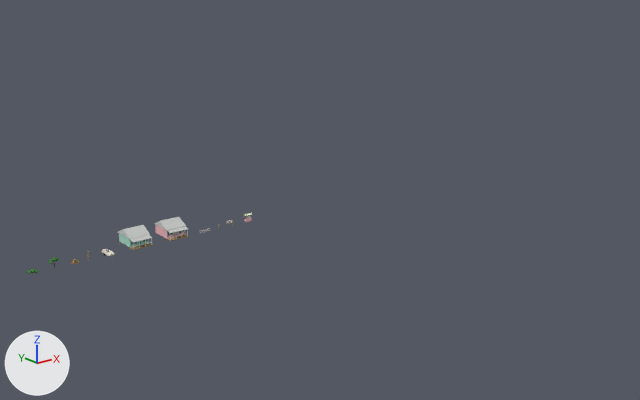
Before and after pictures for a commit that changed the glTF model packs/base/assets/models/scenery/keys-roadside.glb.
Rendered twice from a camera (50 mm lens) standing at (-119.0, -222.0, 90.0) and looking at (71.0, 15.0, -4.0). The axes (+X, +Y, +Z) are drawn at lower left. The lights are the same throughout. The first picture is the older version. Where no turn or scale is listed for an object, it has been applied to the vertices.

The first picture shows 'keys_cottage_a_body', 'keys_cottage_b_body' and 4 more.
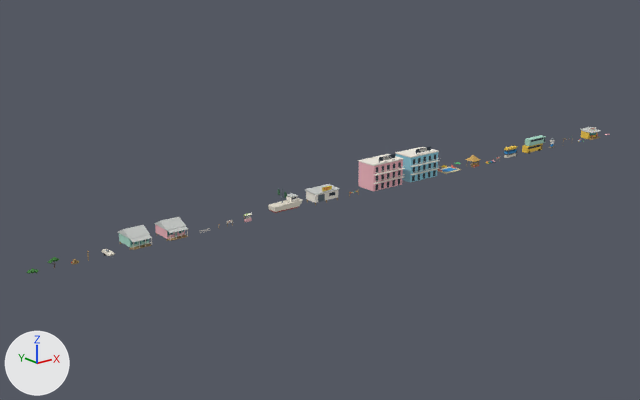
Diff of the bpy script that builds the scene:
```diff
--- a/packs/base/assets/models/scenery/keys-roadside.glb.py
+++ b/packs/base/assets/models/scenery/keys-roadside.glb.py
@@ ob_keys_tiki_body @@
+ob_keys_tiki_body = bpy.data.objects.new('keys_tiki_body', me_keys_tiki_body)  # 159 vertices, 186 faces; spans x -2.12..2.12, y -0.77..3.47, z 0.0..4.4; in mat_wood (brown #a68a5d), mat_sign_board (dark blue #2c3a46), mat_car_yellow (yellow #f5c518), mat_coconut (orange #c9a25a), mat_seat (red #e36f5a)
+ob_keys_tiki_body.location = (136.0, 0.0, 0.0)
@@ ob_keys_shrimp_boat_body @@
+ob_keys_shrimp_boat_body = bpy.data.objects.new('keys_shrimp_boat_body', me_keys_shrimp_boat_body)  # 104 vertices, 154 faces; spans x -5.6..5.9, y -0.13..4.13, z 0.0..8.0; in mat_wood (brown #a68a5d), mat_trim (white #f4efe4), mat_hull (pale yellow #e8e2d2), mat_roof (light grey #c9ccc9), mat_glass (dark blue #2e3a44), mat_hull_bottom (red #b5443a), mat_frame (greyish blue #5d6a73), mat_canvas (dark green #3f6b4f)
+ob_keys_shrimp_boat_body.location = (46.0, 0.0, 0.0)
@@ ob_keys_pool_body @@
+ob_keys_pool_body = bpy.data.objects.new('keys_pool_body', me_keys_pool_body)  # 66 vertices, 100 faces; spans x -5.0..5.0, y 0.0..5.6, z 0.0..2.9; in mat_frame (greyish blue #5d6a73), mat_deck (beige #d9c9a3), mat_car_blue (blue #2f8fd0), mat_car_yellow (yellow #f5c518), mat_car_green (green #4fb06d), mat_seat (red #e36f5a)
+ob_keys_pool_body.location = (124.0, 0.0, 0.0)
@@ ob_keys_hotel_b_body @@
+ob_keys_hotel_b_body = bpy.data.objects.new('keys_hotel_b_body', me_keys_hotel_b_body)  # 219 vertices, 202 faces; spans x -7.2..7.2, y -1.2..8.2, z 0.0..11.65; in mat_trim (white #f4efe4), mat_glass (dark blue #2e3a44), mat_sign_board (dark blue #2c3a46), mat_frame (greyish blue #5d6a73), mat_paint_blue (cyan #8fcfe0)
+ob_keys_hotel_b_body.location = (108.0, 0.0, 0.0)
@@ ob_keys_hotel_a_body @@
+ob_keys_hotel_a_body = bpy.data.objects.new('keys_hotel_a_body', me_keys_hotel_a_body)  # 219 vertices, 202 faces; spans x -7.2..7.2, y -1.2..8.2, z 0.0..11.65; in mat_trim (white #f4efe4), mat_paint_pink (pink #f2b7c0), mat_glass (dark blue #2e3a44), mat_sign_board (dark blue #2c3a46), mat_frame (greyish blue #5d6a73)
+ob_keys_hotel_a_body.location = (90.0, 0.0, 0.0)
@@ ob_keys_fish_house_body @@
+ob_keys_fish_house_body = bpy.data.objects.new('keys_fish_house_body', me_keys_fish_house_body)  # 151 vertices, 160 faces; spans x -5.2..5.2, y -0.6..5.3, z 0.0..5.6; in mat_wood (brown #a68a5d), mat_car_red (red #d9483b), mat_sign_face (yellow #f2d14b), mat_trim (white #f4efe4), mat_roof (light grey #c9ccc9), mat_glass (dark blue #2e3a44), mat_frame (greyish blue #5d6a73)
+ob_keys_fish_house_body.location = (62.0, 0.0, 0.0)
@@ ob_keys_closed_bar_body @@
+ob_keys_closed_bar_body = bpy.data.objects.new('keys_closed_bar_body', me_keys_closed_bar_body)  # 157 vertices, 170 faces; spans x -3.4..3.4, y -1.6..4.3, z 0.0..4.6; in mat_wood (brown #a68a5d), mat_car_red (red #d9483b), mat_trim (white #f4efe4), mat_roof (light grey #c9ccc9), mat_body_alt (cyan #3f8f8a), mat_paint_yellow (yellow #f2c94c), mat_seat (red #e36f5a)
+ob_keys_closed_bar_body.location = (212.0, 0.0, 0.0)
@@ ob_keys_bus_stack_body @@
+ob_keys_bus_stack_body = bpy.data.objects.new('keys_bus_stack_body', me_keys_bus_stack_body)  # 48 vertices, 56 faces; spans x -5.0..6.4, y -0.05..2.5, z 0.0..5.8; in mat_tyre (black #202224), mat_paint_mint (green #a7d8c6), mat_glass (dark blue #2e3a44), mat_paint_yellow (yellow #f2c94c)
+ob_keys_bus_stack_body.location = (172.0, 0.0, 0.0)
@@ ob_keys_boat_stack_body @@
+ob_keys_boat_stack_body = bpy.data.objects.new('keys_boat_stack_body', me_keys_boat_stack_body)  # 80 vertices, 120 faces; spans x -3.0..3.2, y 0.0..2.0, z 0.0..4.6; in mat_hull (pale yellow #e8e2d2), mat_frame (greyish blue #5d6a73), mat_paint_yellow (yellow #f2c94c), mat_car_blue (blue #2f8fd0)
+ob_keys_boat_stack_body.location = (158.0, 0.0, 0.0)
```

What differs and where, as boxes [x1, y1, x2, y2] in the pictures (640 x 400 px):
'keys_hotel_a_body', added
    after: [358, 154, 405, 191]
'keys_hotel_b_body', added
    after: [395, 146, 440, 182]
'keys_fish_house_body', added
    after: [305, 184, 340, 205]
'keys_shrimp_boat_body', added
    after: [268, 189, 303, 213]
'keys_bus_stack_body', added
    after: [522, 135, 545, 154]
'keys_closed_bar_body', added
    after: [580, 127, 600, 140]
'keys_boat_stack_body', added
    after: [504, 145, 518, 158]
'keys_pool_body', added
    after: [437, 162, 462, 174]
'keys_tiki_body', added
    after: [466, 155, 480, 168]
